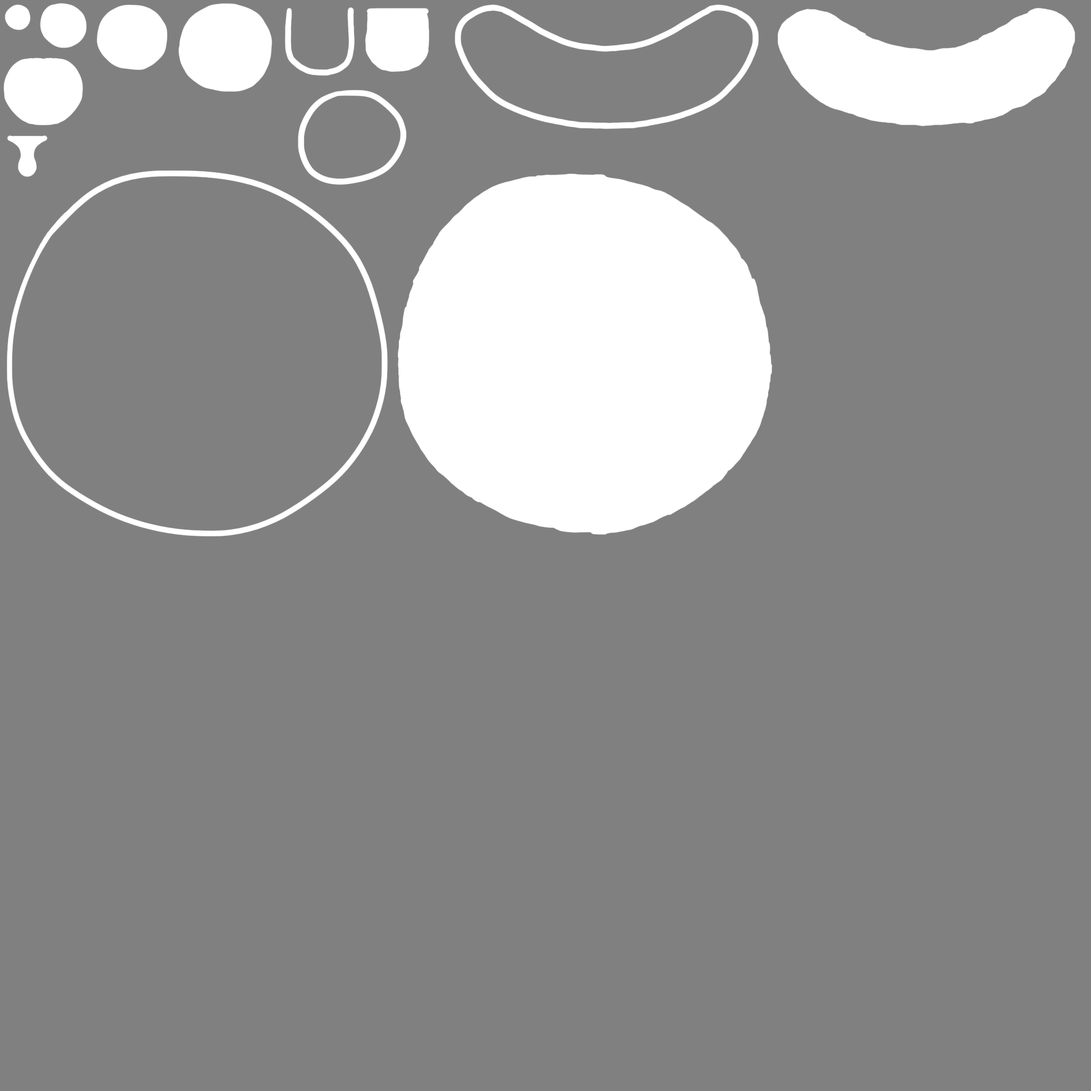
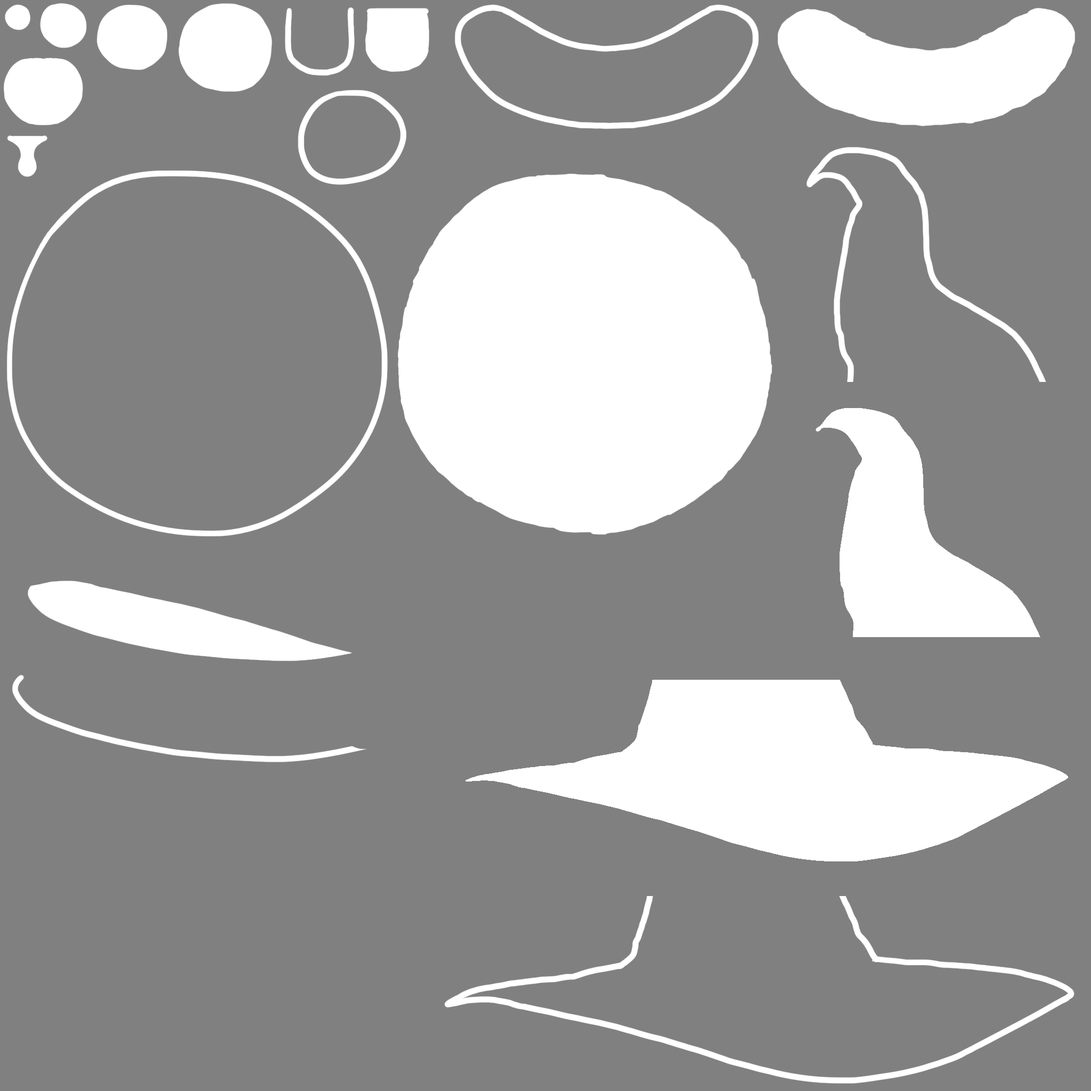
Layers edited between the first and the second w=1091, h=1091 image:
renamed "Layer 1" to "Hat", painted on it over [444, 896, 1075, 1085]
added layer "Layer 2" above "Layer 1" over [815, 408, 1041, 638]
added layer "Layer 1" above "HatFill" over [806, 146, 1047, 383]
added layer "HatFill" above "HatBack" over [465, 680, 1069, 862]
added layer "HatBack" above "HatBackFill" over [11, 674, 368, 763]
added layer "HatBackFill" above "HeadOutline" over [27, 580, 352, 662]
